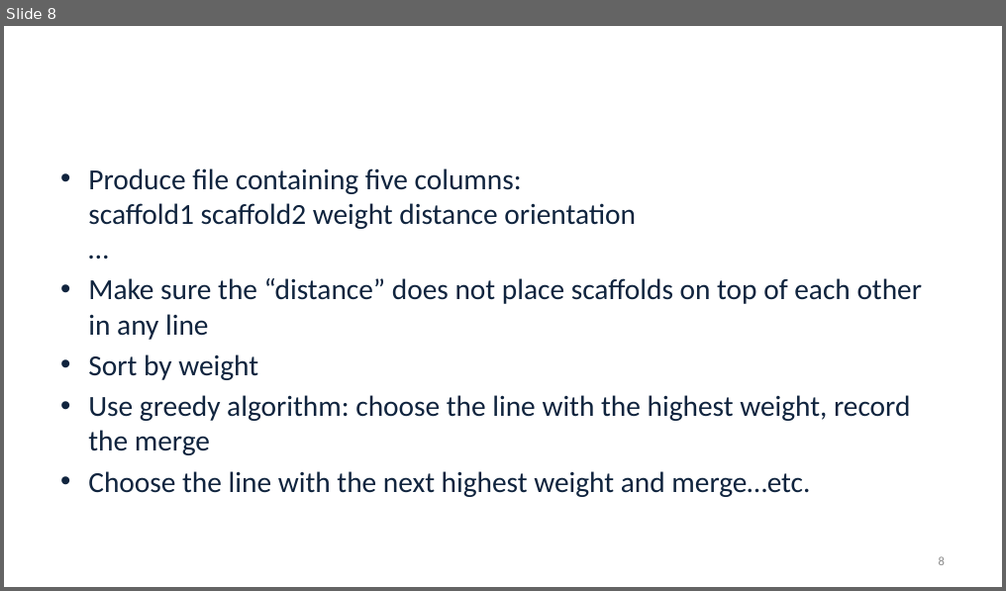
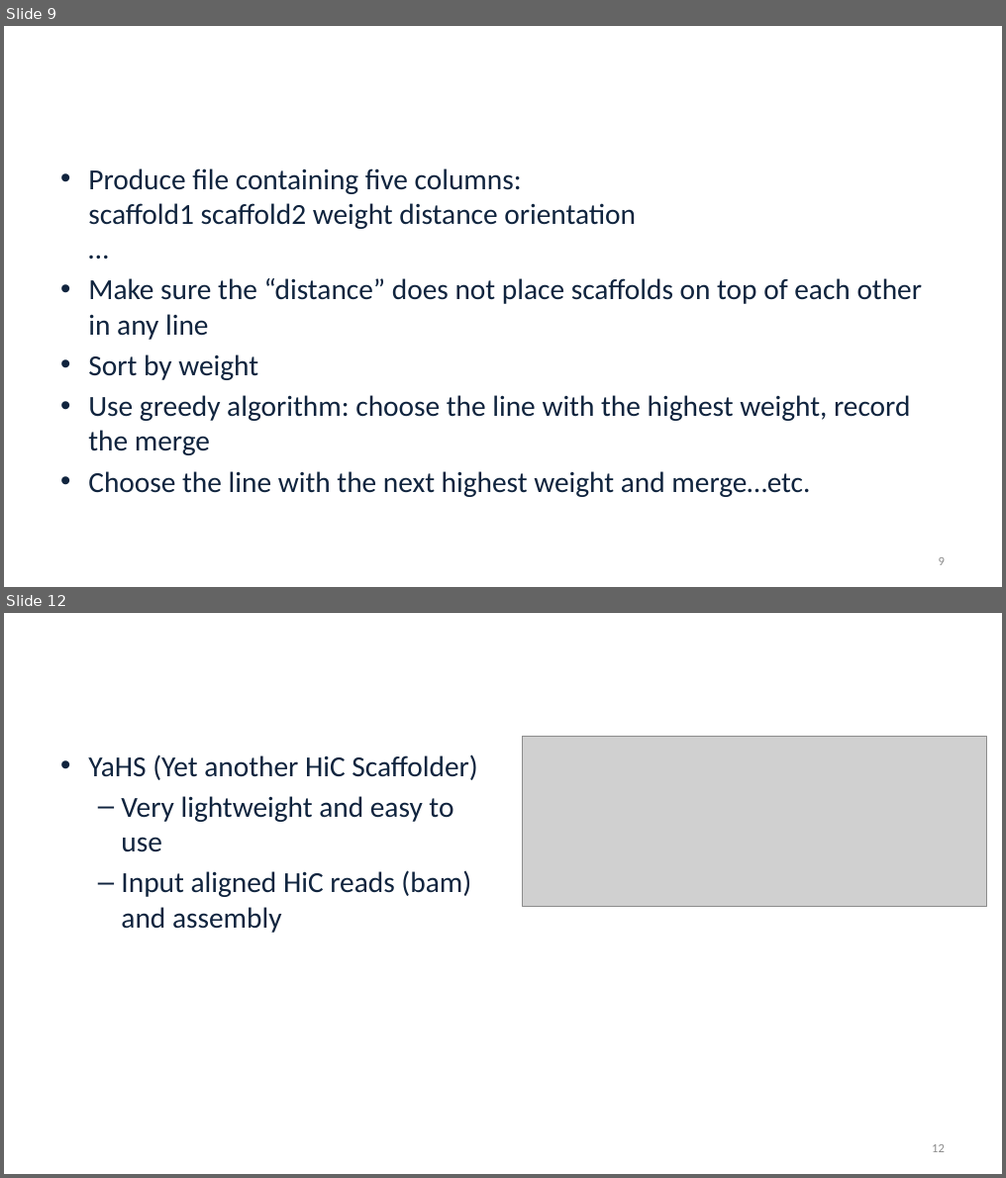
Before and after one commit to alekseyzimin/BME-Algorithms-for-Analysis-of-Genomic-Data, a slide deck: Fall 2026/Week 6 -- Scaffolding K-mer counts.pptx. Shown one above the other, each under a label of ours: slide 8 before the commit, slides 9 and 12 after it; the slides between them are not shown. The pictures are 1006x591 and 1006x1178 pixels, drawn with LibreOffice and Linux fonts; fonts in the diff are those of the drawing; grey boxes stand for pictures; background and template pictures are left out. Boxes give left, top, right and bottom in pixels: in the first picture for what was removed or moved away, otherwise in the second. Text is boxed around its words. In the diff, an @@ line names an element or a change of style, - is before the commit and + after.

```diff
--- a/Fall 2026/Week 6 -- Scaffolding K-mer counts.pptx
+++ b/Fall 2026/Week 6 -- Scaffolding K-mer counts.pptx
@@ slide 12 added at bbox=[4, 613, 1002, 1174], background picture (left out) @@
@@ title added at bbox=[53, 668, 951, 706], 32.4 pt, text #FFFFFF @@
+YaHS scaffolder
@@ text added at bbox=[88, 755, 477, 933], 28 pt, text #0F243E @@
+• YaHS (Yet another HiC Scaffolder)
+  – Very lightweight and easy to use
+  – Input aligned HiC reads (bam) and assembly
@@ picture added at bbox=[522, 737, 987, 906] @@
@@ page number added at bbox=[932, 1145, 944, 1153], 12 pt, text #8C8C8C @@
+12
@@ what was slide 8 is now slide 9 @@
```
Also in this commit, not shown: 4 slides changed, 3 other slides added, 2 other files.
